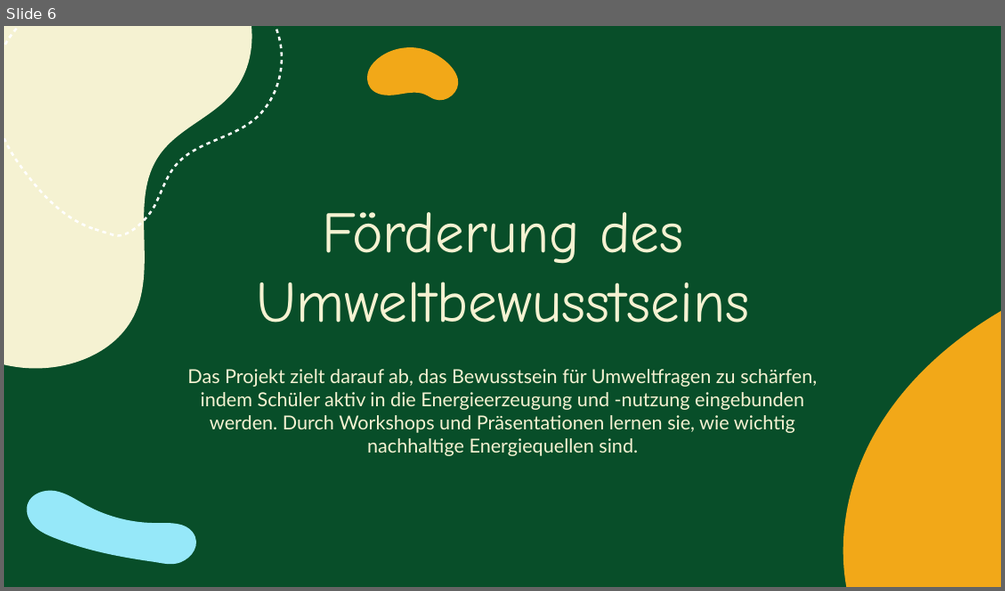
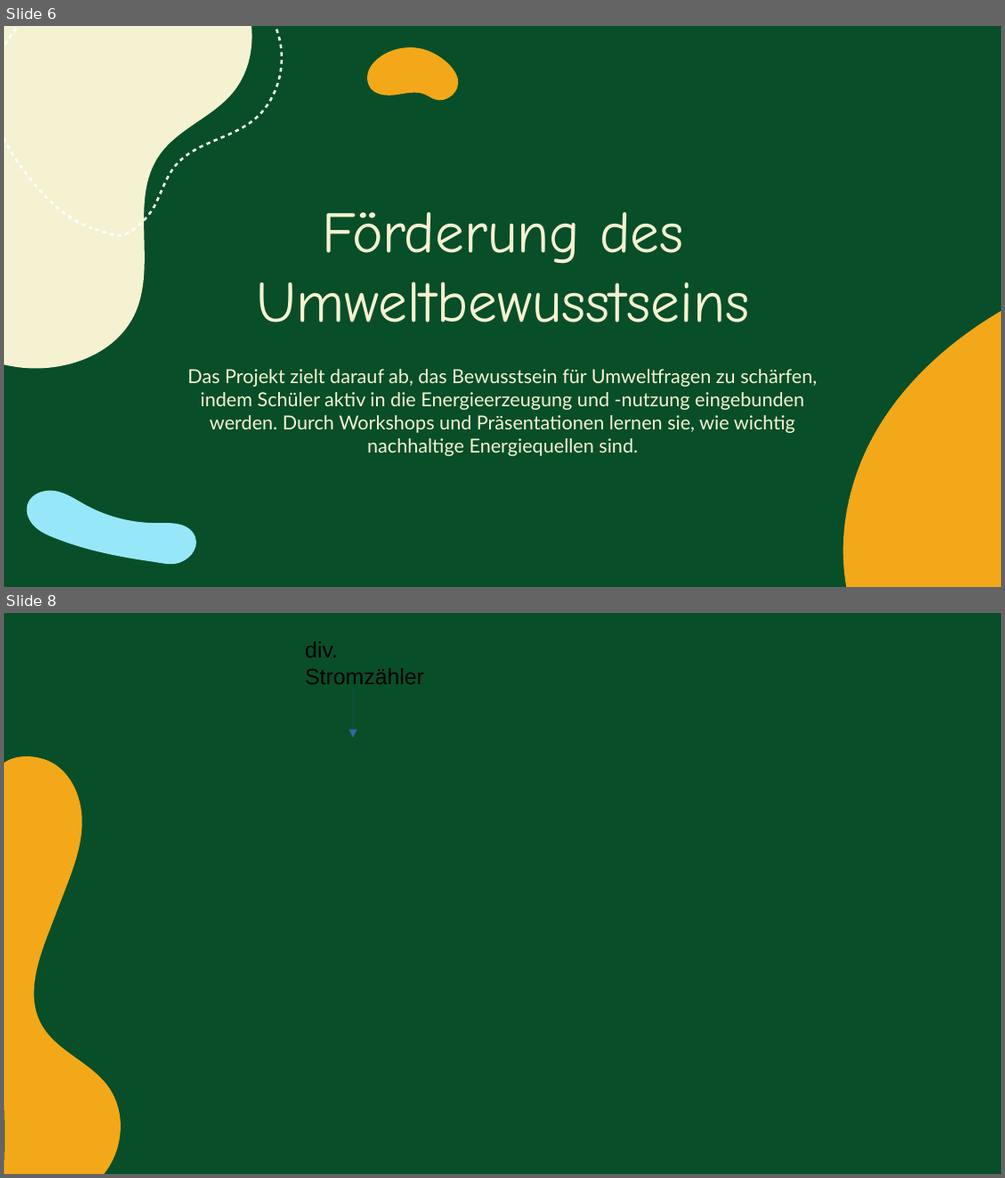
Before and after one commit to BjelakDenis/2324-4bhif-syp-project-iot-dashboard, a slide deck: LeoEnergy.pptx. Shown one above the other, each under a label of ours: slide 6 before the commit, slides 6 and 8 after it; the slides between them are not shown. The pictures are 1005x591 and 1005x1178 pixels, drawn with LibreOffice and Linux fonts; fonts in the diff are those of the drawing; background and template pictures are left out. Boxes give left, top, right and bottom in pixels: in the first picture for what was removed or moved away, otherwise in the second. Text is boxed around its words. In the diff, an @@ line names an element or a change of style, - is before the commit and + after.

```diff
--- a/LeoEnergy.pptx
+++ b/LeoEnergy.pptx
@@ slide 8 added at <box>4,613,1001,1174</box>, background picture (left out) @@
@@ text added at <box>305,641,424,684</box>, 16 pt, text #000000 @@
+div. Stromzähler
@@ arrow added from (353, 688) to (353, 738), #3465A4 0 pt @@
@@ freeform shape added at <box>4,756,121,1174</box>, fill #F2A818 @@
```
Also in this commit, not shown: 2 slides changed, 1 other file.
